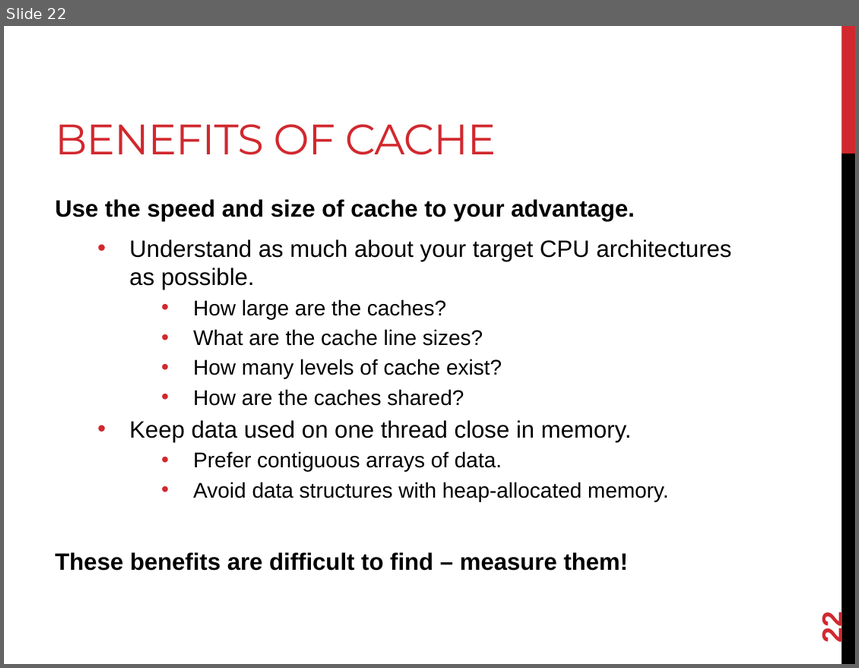
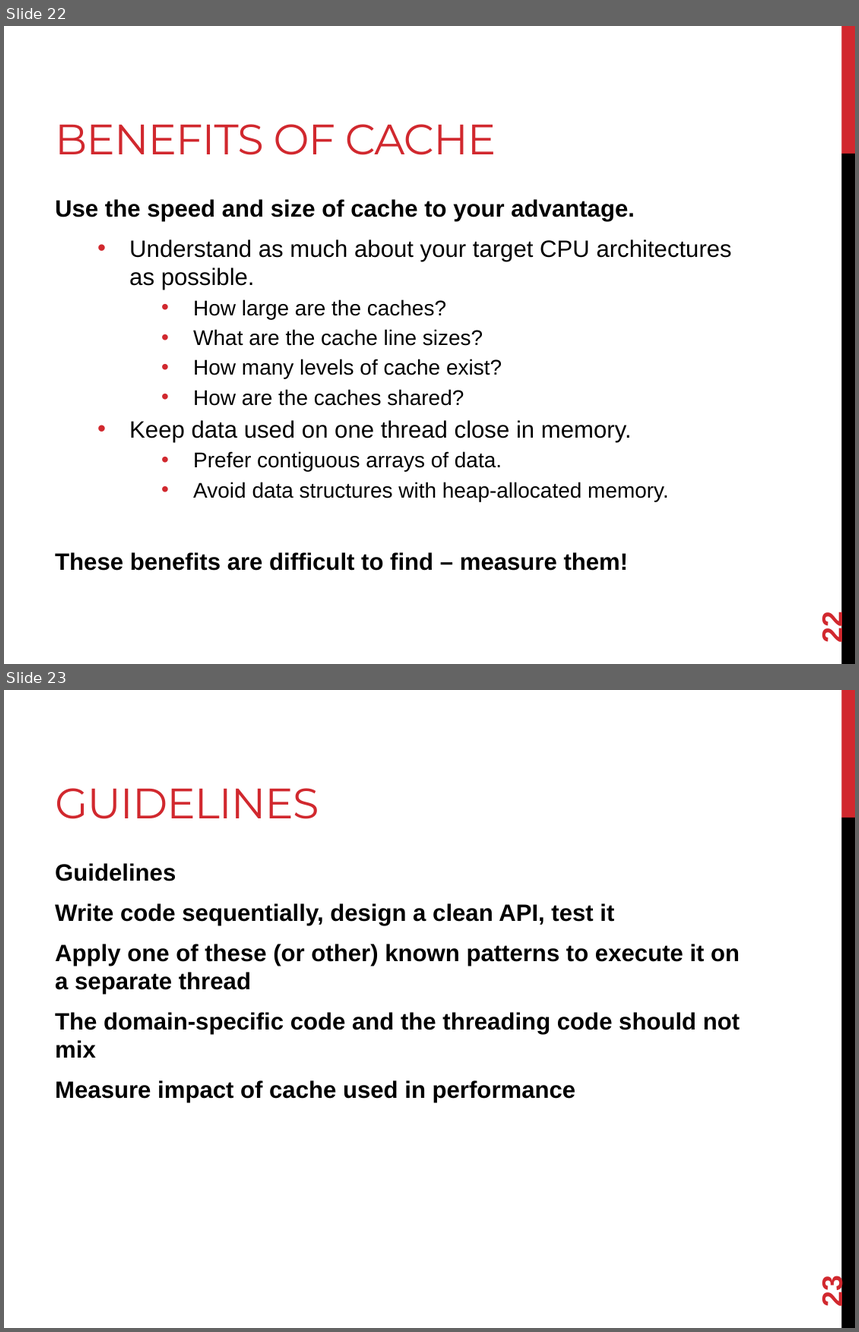
Before and after one commit to joshpeterson/DevelopingConcurrentSoftware, a slide deck: Lectures/Designing Concurrent Software/Designing Concurrent Software.pptx. Shown one above the other, each under a label of ours: slide 22 before the commit, slides 22 and 23 after it. The pictures are 859x668 and 859x1332 pixels, drawn with LibreOffice and Linux fonts; fonts in the diff are those of the drawing. Boxes give left, top, right and bottom in pixels: in the first picture for what was removed or moved away, otherwise in the second. Text is boxed around its words. In the diff, an @@ line names an element or a change of style, - is before the commit and + after.

```diff
--- a/Lectures/Designing Concurrent Software/Designing Concurrent Software.pptx
+++ b/Lectures/Designing Concurrent Software/Designing Concurrent Software.pptx
@@ slide 23 added at <box>4,690,855,1328</box>, background #FFFFFF; not listed: 2 template elements that a slide beside it also shows @@
@@ title added at <box>55,788,319,819</box>, 36 pt, text #D1282E @@
+GUIDELINES
@@ text added at <box>55,863,740,1103</box>, 20 pt, text #000000, bold @@
+Guidelines
+Write code sequentially, design a clean API, test it
+Apply one of these (or other) known patterns to execute it on a separate thread
+The domain-specific code and the threading code should not mix
+Measure impact of cache used in performance
@@ page number added at <box>816,1279,848,1306</box>, 24 pt, text #D1282E, bold @@
+23
```
Also in this commit, not shown: 2 other files.
